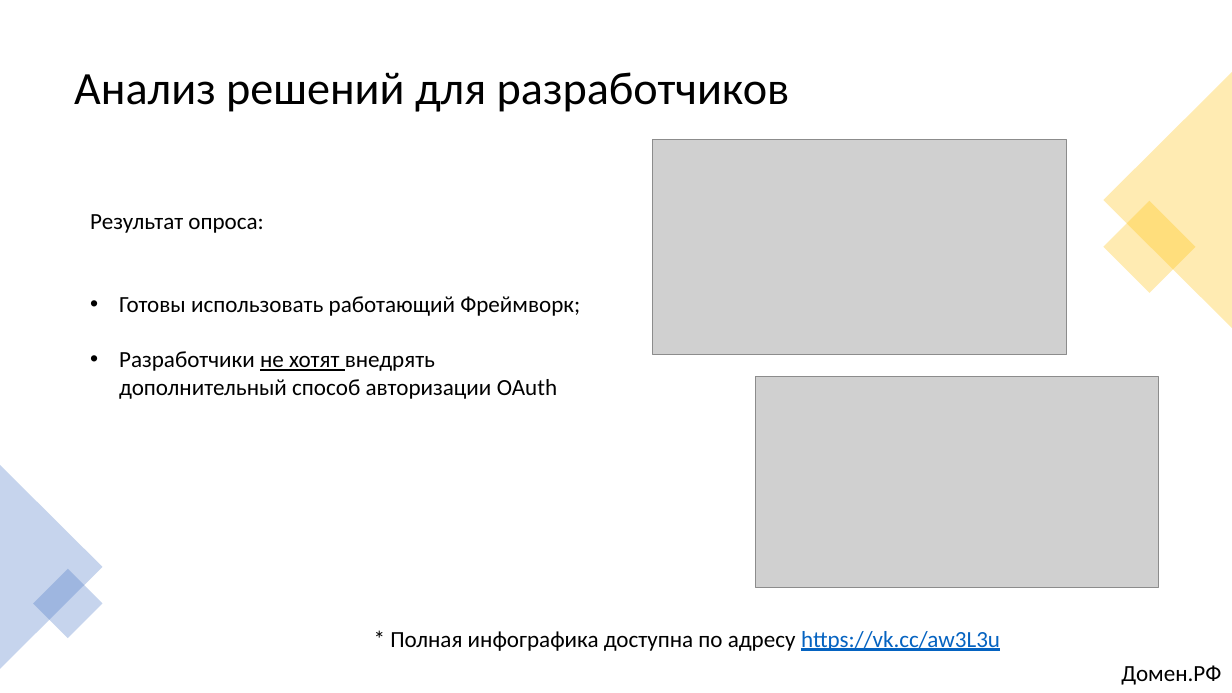
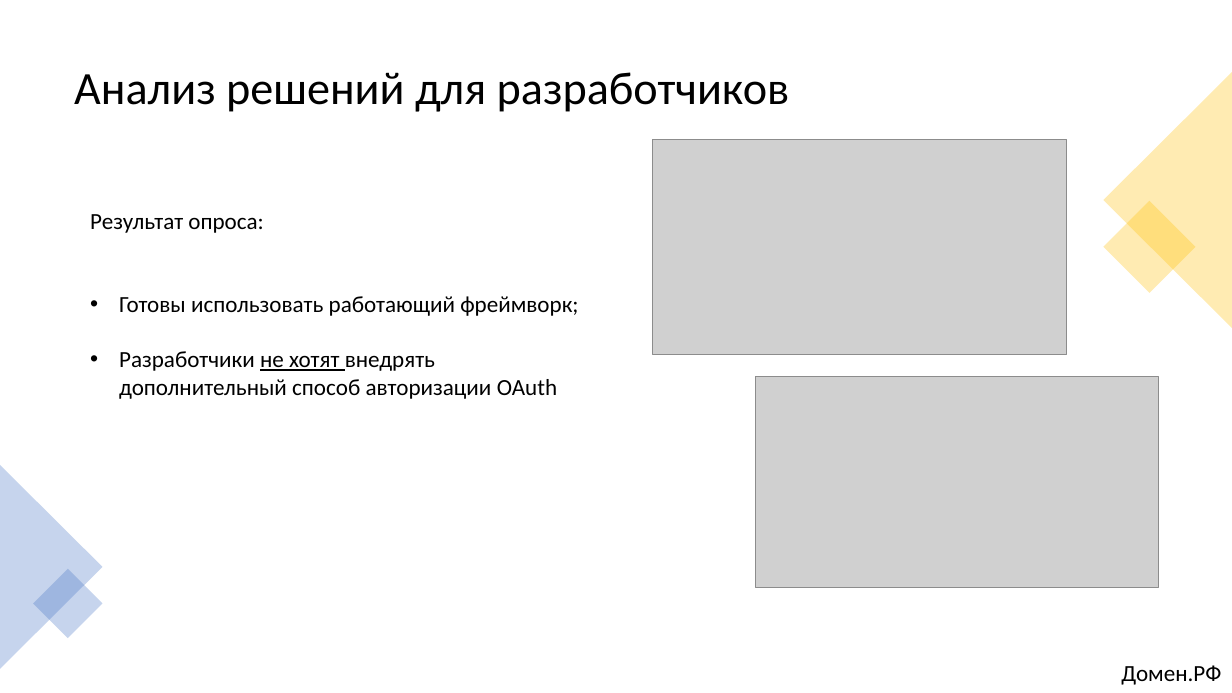
Before and after one commit to alexklippe/scryptedv2, a slide deck: slide 4 of Презентация_Команда Scrypted_кейс1.pptx. Drawn at 1232x693 pixels with LibreOffice and Linux fonts; fonts in the diff are those of the drawing; grey boxes stand for pictures. Boxes give left, top, right and bottom in pixels: in the first picture for what was removed or moved away, otherwise in the second. Text is boxed around its words. In the diff, an @@ line names an element or a change of style, - is before the commit and + after.

```diff
--- a/Презентация_Команда Scrypted_кейс1.pptx
+++ b/Презентация_Команда Scrypted_кейс1.pptx
@@ text at box(119, 296, 578, 316): text changed @@
-• Готовы использовать работающий Фреймворк;
+• Готовы использовать работающий фреймворк;
@@ text removed at box(390, 631, 1000, 651) @@
-* Полная инфографика доступна по адресу https://vk.cc/aw3L3u
```
Also in this commit, not shown: 8 other slides changed, 6 other files.
